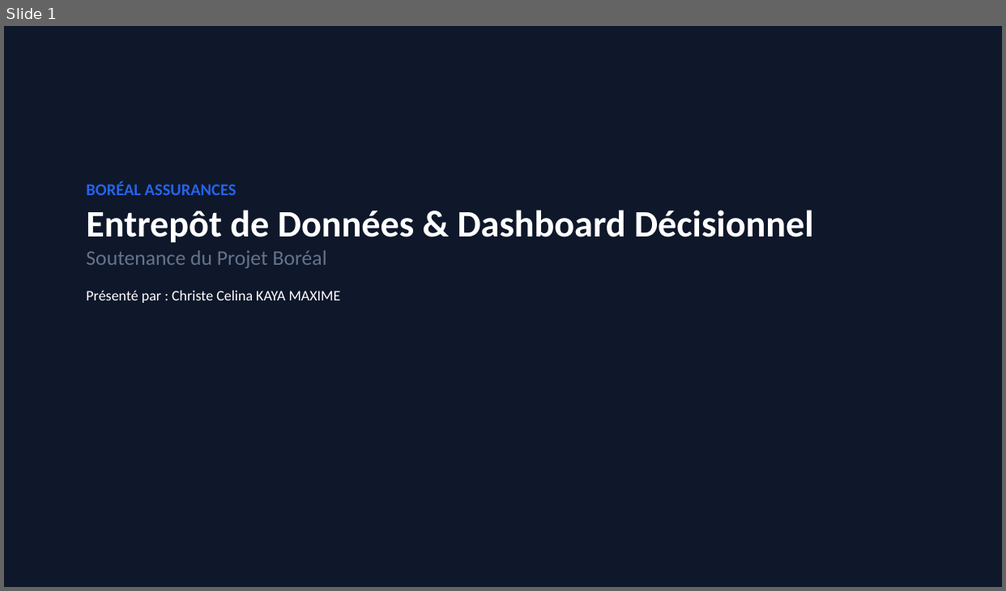
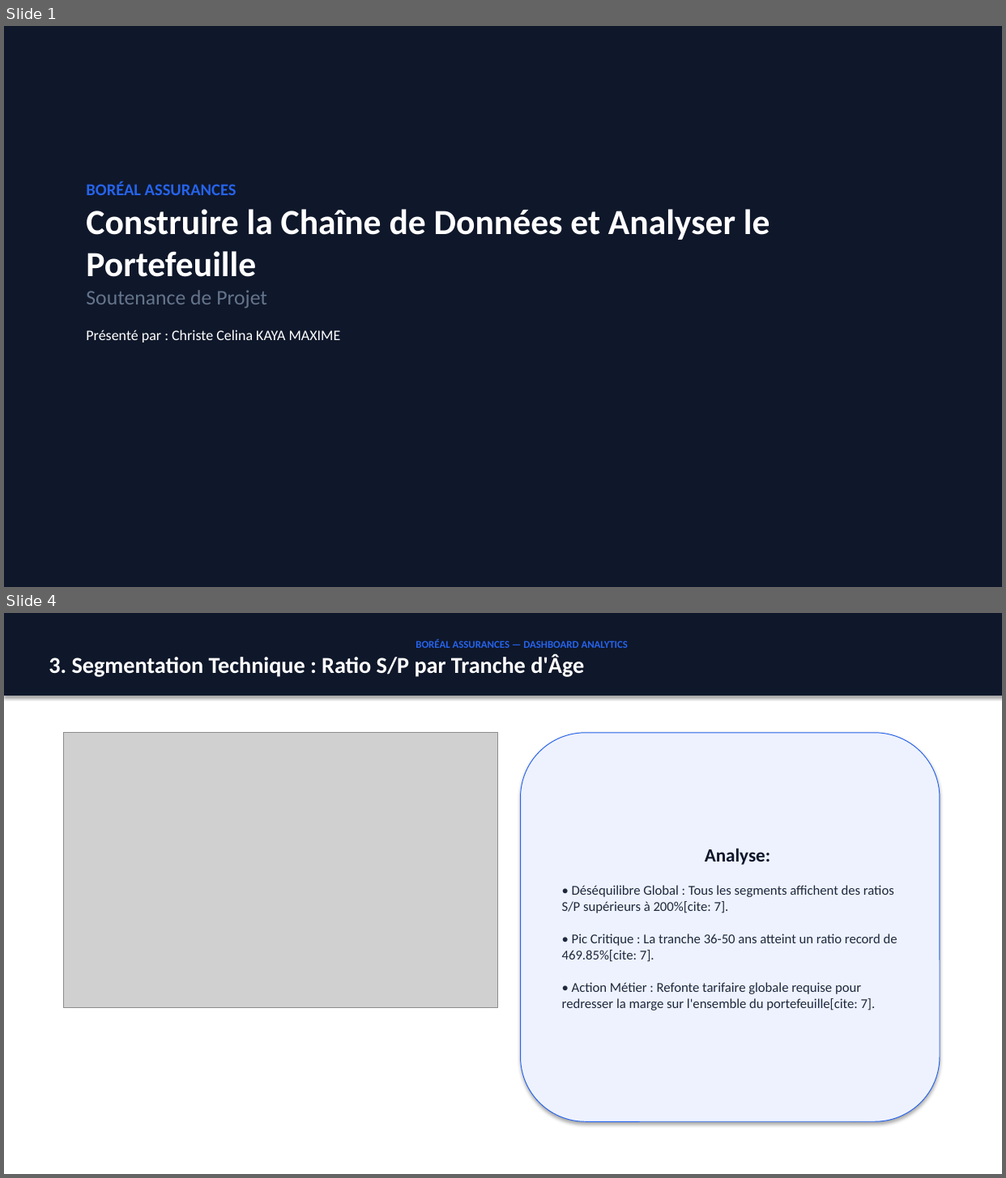
Before and after one commit to kmcc2001/projet_boreal_assurances, a slide deck: KAYA_Boreal_Presentation.pptx. Shown one above the other, each under a label of ours: slide 1 before the commit, slides 1 and 4 after it; the slides between them are not shown. The pictures are 1006x591 and 1006x1178 pixels, drawn with LibreOffice and Linux fonts; fonts in the diff are those of the drawing; grey boxes stand for pictures. Boxes give left, top, right and bottom in pixels: in the first picture for what was removed or moved away, otherwise in the second. Text is boxed around its words. In the diff, an @@ line names an element or a change of style, - is before the commit and + after.

Commit message:
Finalisation su projet

```diff
--- a/KAYA_Boreal_Presentation.pptx
+++ b/KAYA_Boreal_Presentation.pptx
@@ slide 4 added at <box>4,613,1002,1174</box>, background #FFFFFF @@
@@ rectangle added at <box>4,613,1002,696</box>, fill #0F172A, outline #0F172A 0.75 pt, 22 pt, text #FFFFFF, bold @@
+BORÉAL ASSURANCES — DASHBOARD ANALYTICS
+3. Segmentation Technique : Ratio S/P par Tranche d'Âge
@@ picture added at <box>64,733,498,1007</box> @@
@@ rounded rectangle added at <box>521,733,940,1122</box>, fill #EEF2FF, outline #2563EB 0.75 pt, 13 pt, text #1E293B @@
+Analyse:
+• Déséquilibre Global : Tous les segments affichent des ratios S/P supérieurs à 200%[cite: 7].
+• Pic Critique : La tranche 36-50 ans atteint un ratio record de 469.85%[cite: 7].
+• Action Métier : Refonte tarifaire globale requise pour redresser la marge sur l'ensemble du portefeuille[cite: 7].
@@ slide 1 changed as well @@
@@ text at <box>86,209,770,308</box>: text changed; size 36 to 34 pt @@
-Entrepôt de Données & Dashboard Décisionnel
-Soutenance du Projet Boréal
+Construire la Chaîne de Données et Analyser le Portefeuille
+Soutenance de Projet
```
Also in this commit, not shown: 1 other slide changed, 4 other slides added, 5 slides removed, 9 other files.
